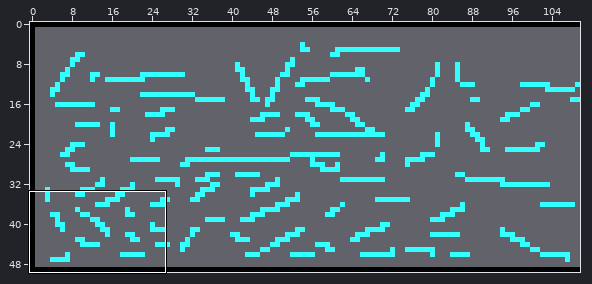
Tiled map, stored at assets/tilemap/Tilemap_Master.tmx. The picture above shows the old version from afar; the outline marks the close-up.
Close-up. Before the commit:
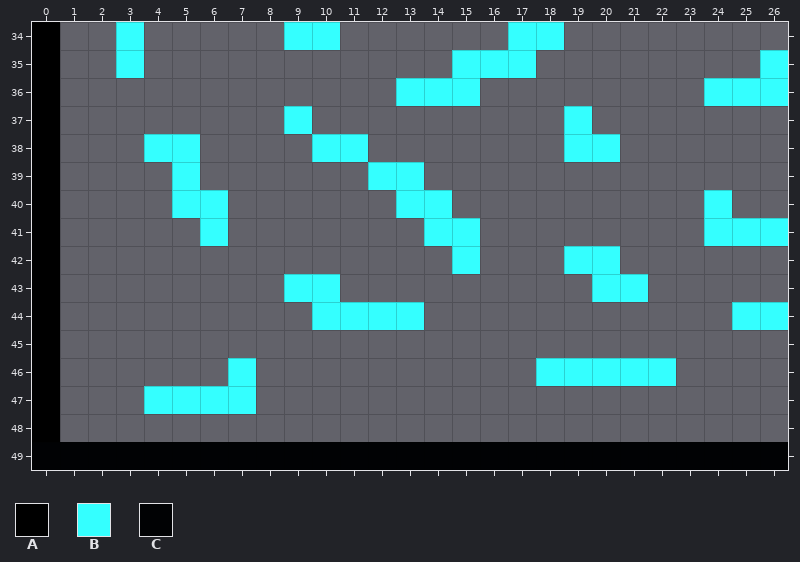
Cells are 32x32 px. Shown: x 0..26, y 34..49. The commit also changed other parts of the map, which this record leaves out.
Key: from "MasterTileset": A 1, B 2, C 4.
_ is an empty cell.
Layer "TileArea" before, first column x 0:
34 A__________________________
35 A__________________________
36 A__________________________
37 A__________________________
38 A__________________________
39 A__________________________
40 A__________________________
41 A__________________________
42 A__________________________
43 A__________________________
44 A__________________________
45 A__________________________
46 A__________________________
47 A__________________________
48 A__________________________
49 CCCCCCCCCCCCCCCCCCCCCCCCCCC
Layer "Foo" before, first column x 0:
34 ___B_____BB______BB________
35 ___B___________BBB________B
36 _____________BBB________BBB
37 _________B_________B_______
38 ____BB____BB_______BB______
39 _____B______BB_____________
40 _____BB______BB_________B__
41 ______B_______BB________BBB
42 _______________B___BB______
43 _________BB_________BB_____
44 __________BBBB___________BB
45 ___________________________
46 _______B__________BBBBB____
47 ____BBBB___________________
48 ___________________________
49 ___________________________
Now the later version:
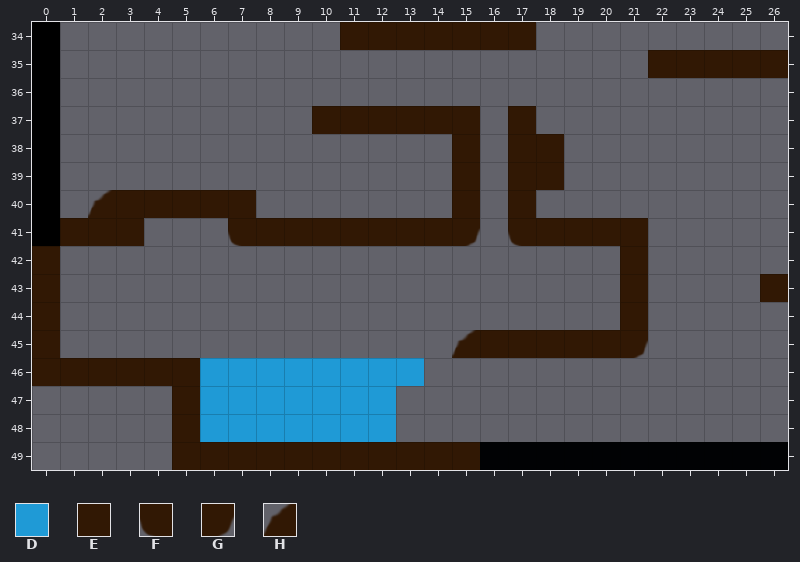
Further tiles: from "MasterTileset": D 12, E 14, F 16, G 17, H 18.
Tiles of an added or newly shown layer are drawn over the layers below it.
From old to new:
Layer "TileArea":
Tile A becomes tile E in rows 42 to 46 at x 0.
Tile C becomes tile E in row 49 at x 5 to 15.
The author put tile E in row 34 at x 11 to 17; in row 35 at x 22 to 26; in row 37 at x 10 to 15 and 17; in rows 38 to 39 at x 15 and 17 to 18; in row 40 at x 3 to 7, 15 and 17; in row 41 at x 1 to 3, 8 to 14 and 18 to 21.
The author put tile E in row 42 at x 21; in row 43 at x 21 and 26; in row 44 at x 21; in row 45 at x 16 to 20; in row 46 at x 1 to 5; in rows 47 to 48 at x 5.
The author put tile F in row 41 at x 7 and 17.
The author put tile G in row 41 at x 15; in row 45 at x 21.
The author put tile H in row 40 at x 2; in row 45 at x 15.
Tile A is removed in rows 47 to 48 at x 0.
Tile C is removed in row 49 at x 0 to 4.
Layer "Foo" (removed):
Tile B is removed in row 34 at x 3, 9 to 10 and 17 to 18; in row 35 at x 3, 15 to 17 and 26; in row 36 at x 13 to 15 and 24 to 26; in row 37 at x 9 and 19; in row 38 at x 4 to 5, 10 to 11 and 19 to 20; in row 39 at x 5 and 12 to 13.
Tile B is removed in row 40 at x 5 to 6, 13 to 14 and 24; in row 41 at x 6, 14 to 15 and 24 to 26; in row 42 at x 15 and 19 to 20; in row 43 at x 9 to 10 and 20 to 21; in row 44 at x 10 to 13 and 25 to 26; in row 46 at x 7 and 18 to 22.
Tile B is removed in row 47 at x 4 to 7.
Layer "WaterLayer" (added):
The author put tile D in row 46 at x 6 to 13; in rows 47 to 48 at x 6 to 12.
